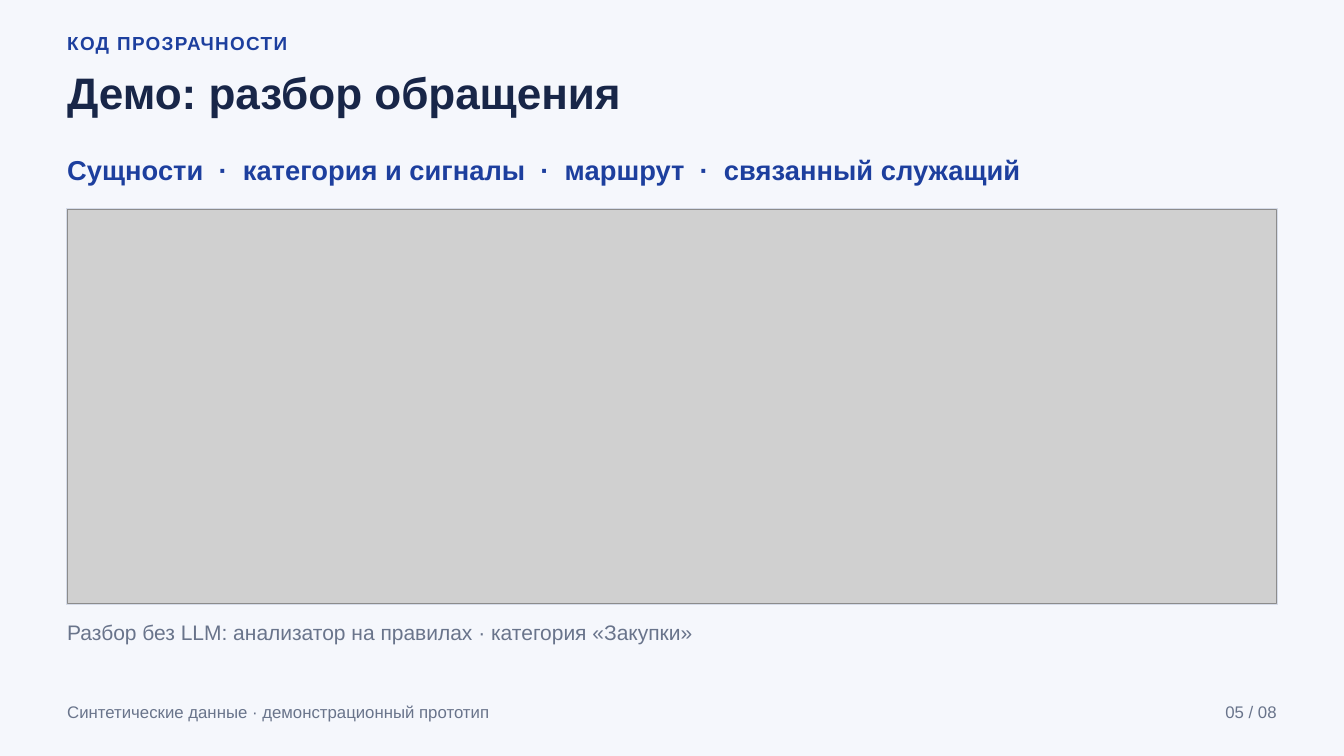
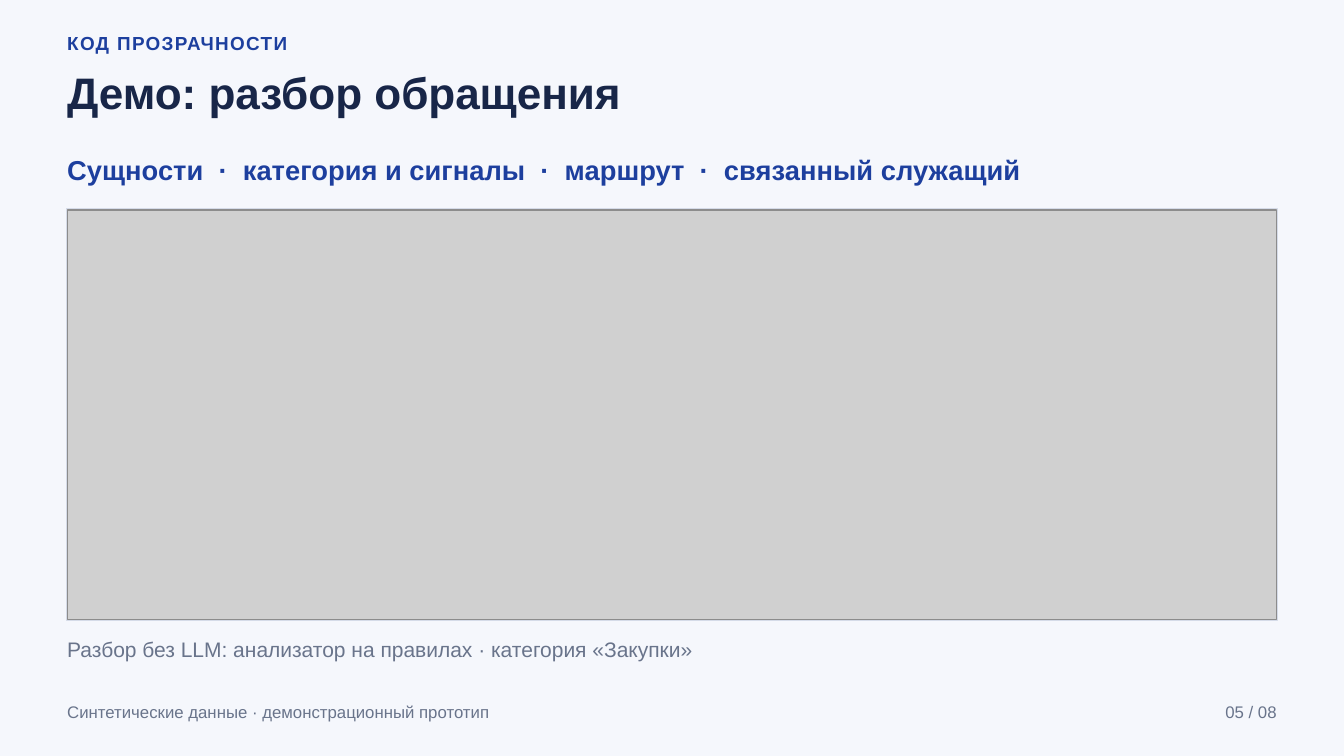
Before and after one commit to avt0b/kod_prozr_2026, a slide deck: slide 5 of docs/presentation/kod-prozrachnosti-review.pptx. Drawn at 1344x756 pixels with LibreOffice and Linux fonts; fonts in the diff are those of the drawing; grey boxes stand for pictures. Boxes give left, top, right and bottom in pixels: in the first picture for what was removed or moved away, otherwise in the second. Text is boxed around its words. In the diff, an @@ line names an element or a change of style, - is before the commit and + after.

Commit message:
feat(docs): пересъёмка слайдов F-17 на весах ADR-16 (#24)
Свежая БД, reshoot.sh: Соколов 3-е место (73) → 1-е (88) после обращения H1,
разбор фоллбэком, категория «Закупки». Пересобран pptx.

Refs #24

```diff
--- a/docs/presentation/kod-prozrachnosti-review.pptx
+++ b/docs/presentation/kod-prozrachnosti-review.pptx
@@ rectangle resized from (x1=67, y1=209, x2=1278, y2=604) to (x1=67, y1=209, x2=1278, y2=621) @@
@@ picture resized from (x1=68, y1=210, x2=1277, y2=603) to (x1=68, y1=210, x2=1277, y2=619) @@
@@ text "Разбор без LLM: анализатор на ..." moved from (x1=67, y1=624, x2=692, y2=645) to (x1=67, y1=641, x2=692, y2=661) @@
```
Also in this commit, not shown: 1 other slide changed, 11 other files.
